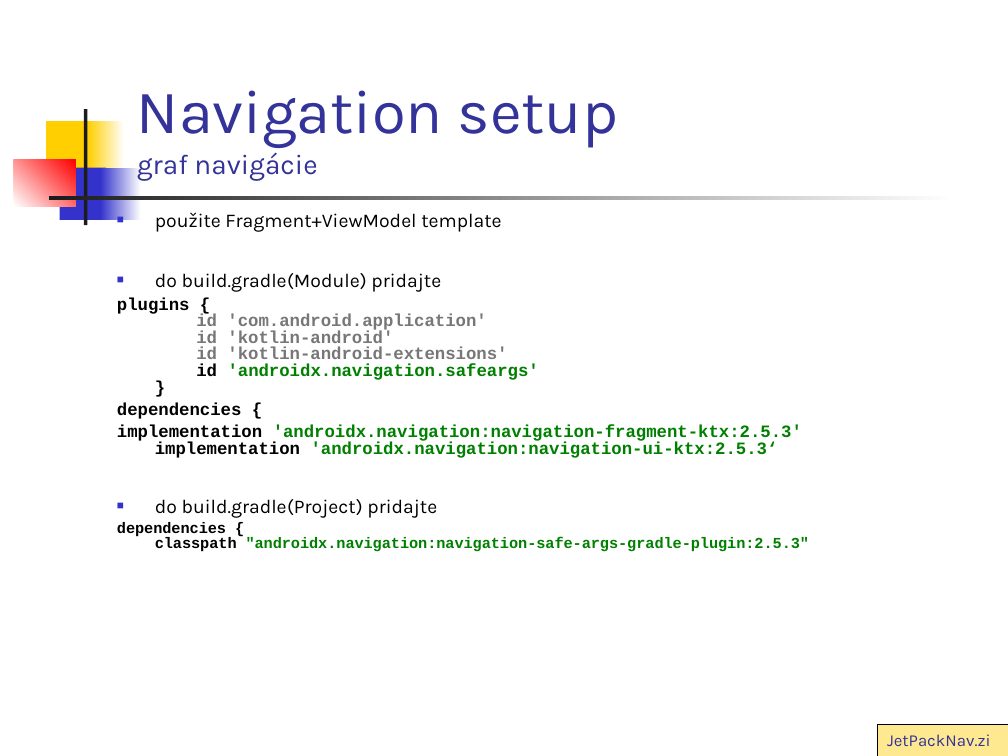
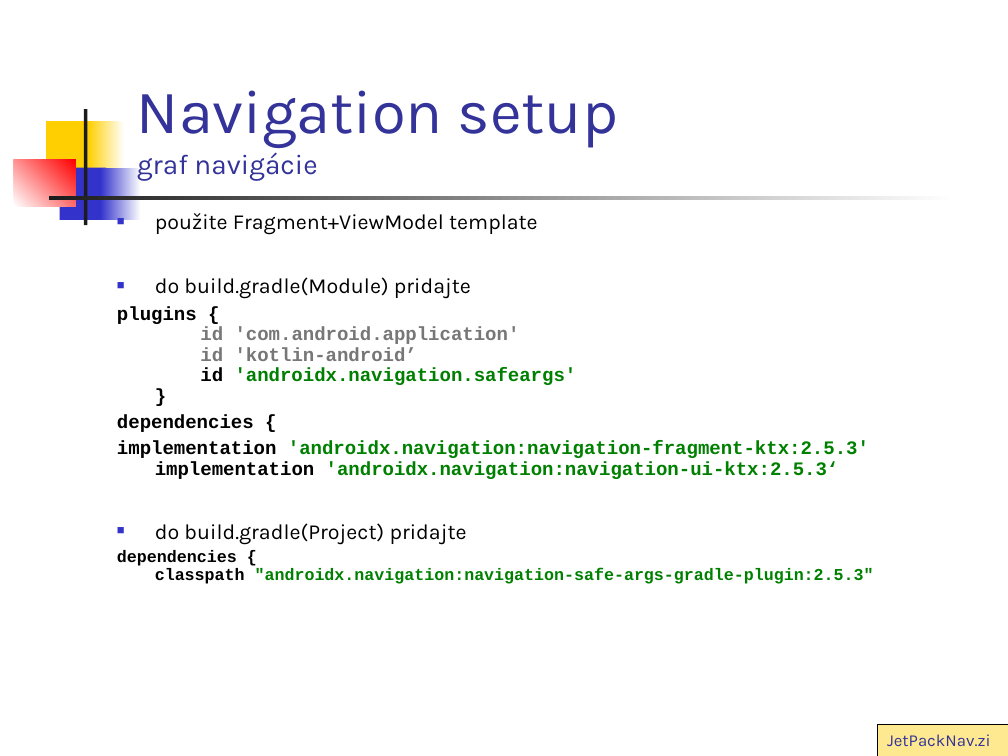
Before and after one commit to vmandro/Prednasky, a slide deck: slide 38 of 07/07_Android.ppt. Drawn at 1008x756 pixels with LibreOffice and Linux fonts; fonts in the diff are those of the drawing. Boxes give left, top, right and bottom in pixels: in the first picture for what was removed or moved away, otherwise in the second. Text is boxed around its words. In the diff, an @@ line names an element or a change of style, - is before the commit and + after.

```diff
--- a/07/07_Android.ppt
+++ b/07/07_Android.ppt
@@ text at [117, 213, 874, 584]: size 13.9 to 15.3 pt in "použite Fragment+ViewModel template", "do build.gradle(Module) pridajte", "do build.gradle(Project) pridajte"; size 12.4 to 13.6 pt in "dependencies {", "implementation 'androidx.navigation:navigation-fragment-ktx: ..."; size 10.8 to 11.9 pt in "dependencies { classpath "androidx.navigation:navigation-saf ..."; line spacing 0.8 to 0.9 @@
@@ text at [117, 306, 577, 385]: text changed; size 12.4 to 13.6 pt @@
-plugins {
-id 'com.android.application'
-id 'kotlin-android'
-id 'kotlin-android-extensions'
-id 'androidx.navigation.safeargs'
-}
+plugins {
+id 'com.android.application'
+id 'kotlin-android’
+id 'androidx.navigation.safeargs'
+}
```
Also in this commit, not shown: 20 other slides changed, 1 other file.
